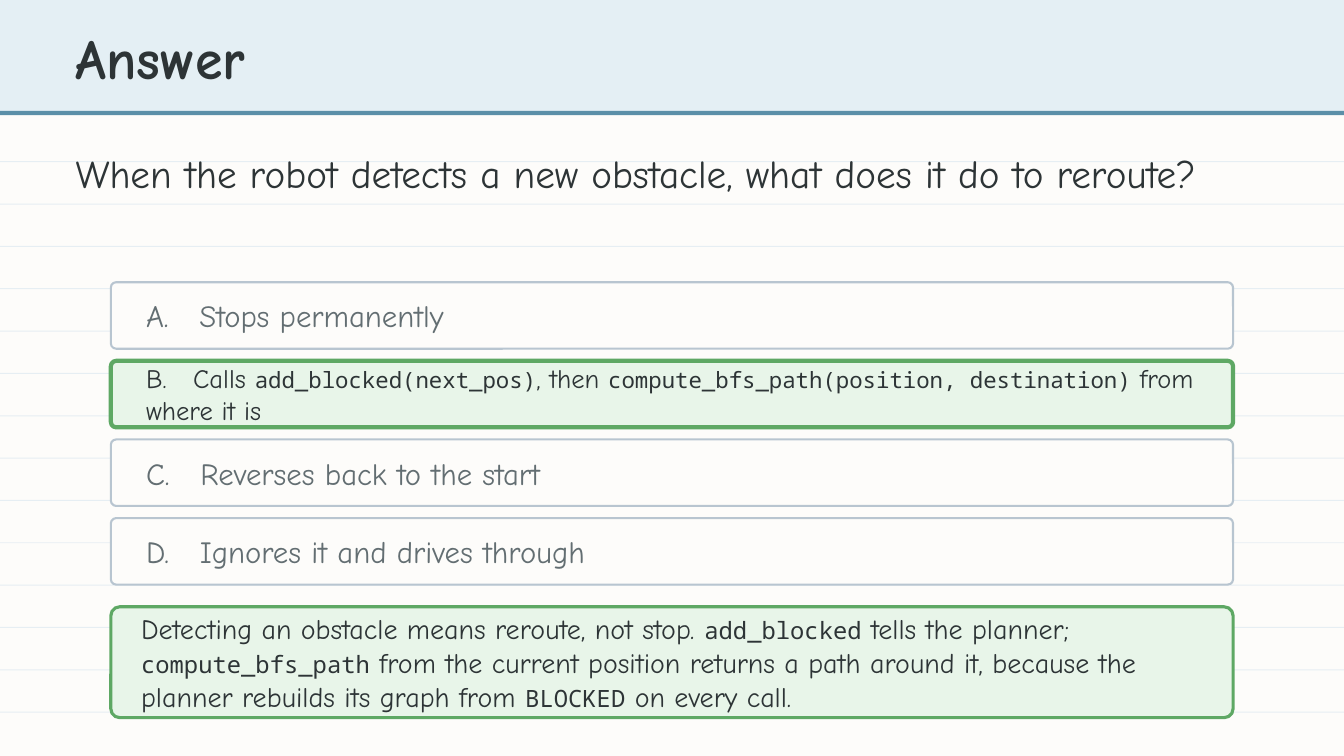
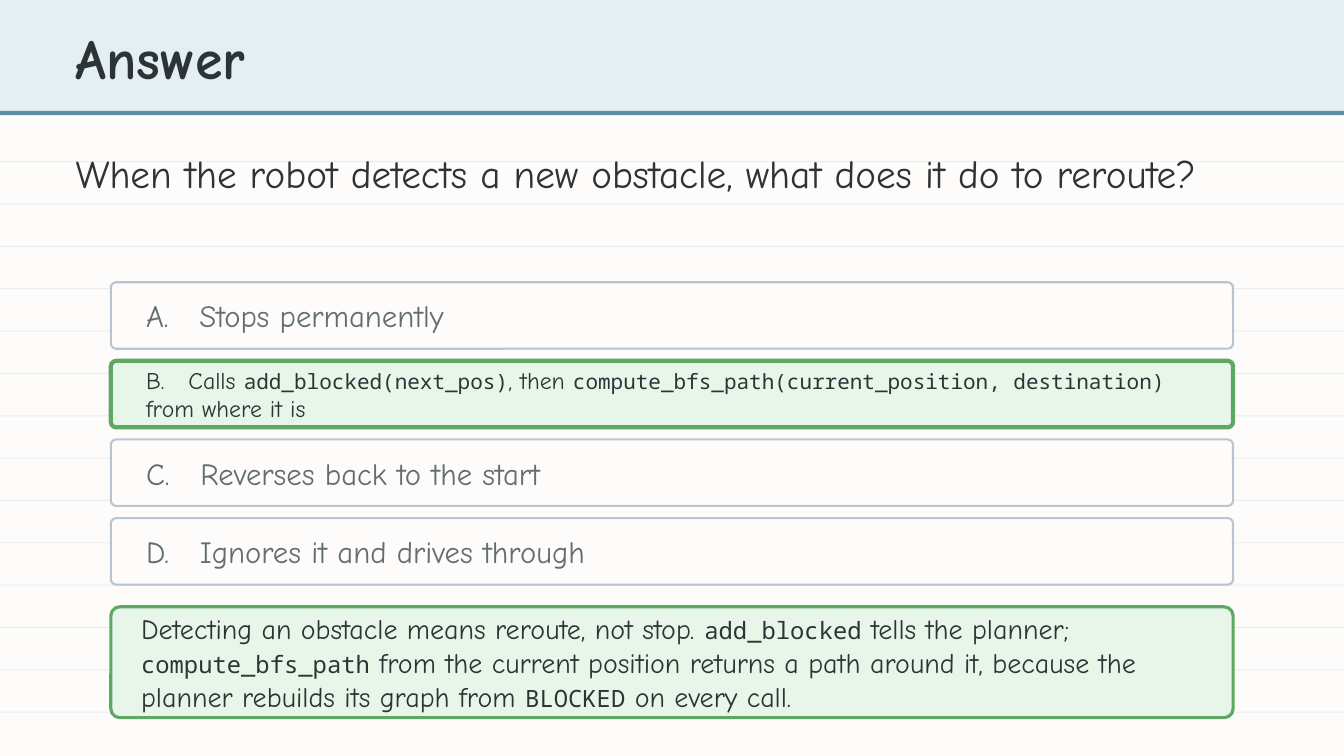
Before and after one commit to bradamiller/LearningPython, a slide deck: slide 19 of static/slides/module-05-pathfinding/module-5-lesson-07-obstacle-detection.pptx. Drawn at 1344x756 pixels with LibreOffice and Linux fonts; fonts in the diff are those of the drawing. Boxes give left, top, right and bottom in pixels: in the first picture for what was removed or moved away, otherwise in the second. Text is boxed around its words. In the diff, an @@ line names an element or a change of style, - is before the commit and + after.

```diff
--- a/static/slides/module-05-pathfinding/module-5-lesson-07-obstacle-detection.pptx
+++ b/static/slides/module-05-pathfinding/module-5-lesson-07-obstacle-detection.pptx
@@ text at (x1=146, y1=373, x2=1164, y2=417): text changed; size 16 to 15 pt @@
-B. Calls add_blocked(next_pos), then compute_bfs_path(position, destination) from where it is
+B. Calls add_blocked(next_pos), then compute_bfs_path(current_position, destination) from where it is
```
Also in this commit, not shown: 9 other slides changed, 11 other files.
